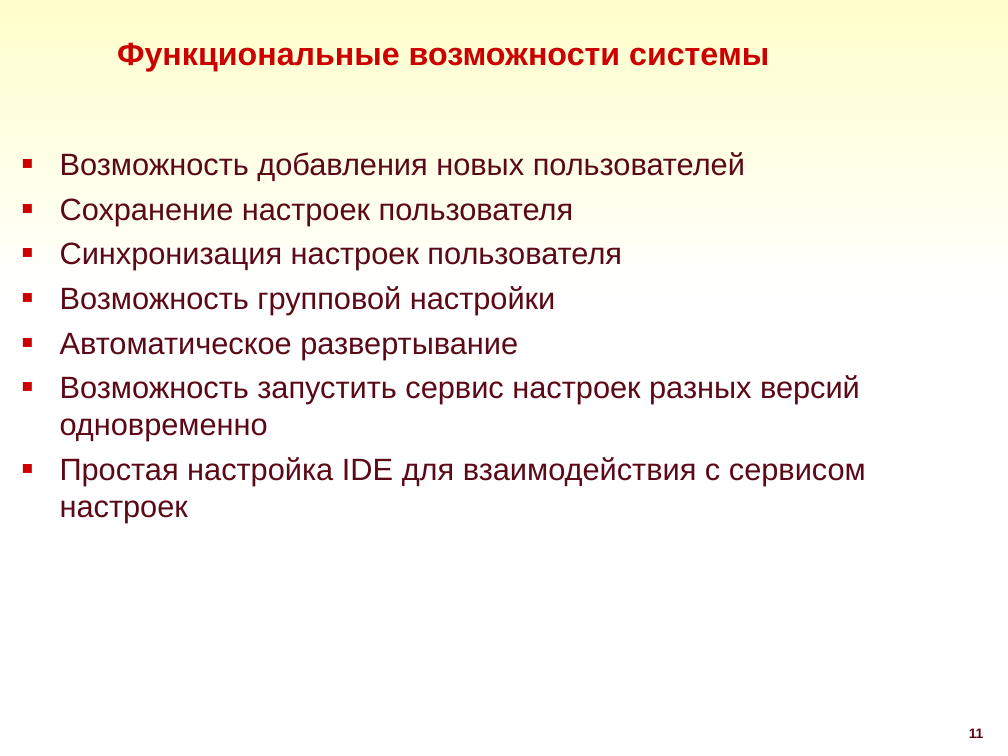
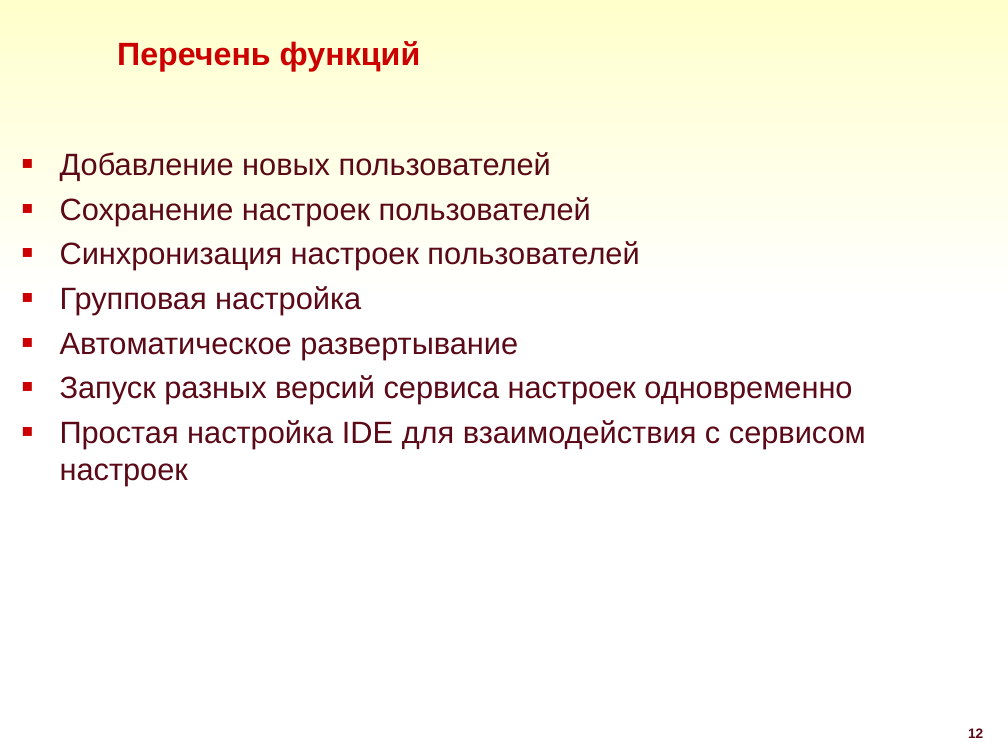
Before and after one commit to DmitryZagr/Diploma, a slide deck: slide 12 of преза/Zagrebaev.PPT (slide 11 before the commit). Drawn at 1008x756 pixels with LibreOffice and Linux fonts; fonts in the diff are those of the drawing; background and template pictures are left out. Boxes give left, top, right and bottom in pixels: in the first picture for what was removed or moved away, otherwise in the second. Text is boxed around its words. In the diff, an @@ line names an element or a change of style, - is before the commit and + after.

```diff
--- a/преза/Zagrebaev.PPT
+++ b/преза/Zagrebaev.PPT
@@ title at [117,41,421,72]: text changed @@
-Функциональные возможности системы
+Перечень функций
@@ text at [60,152,639,315]: text changed @@
-■ Возможность добавления новых пользователей
-■ Сохранение настроек пользователя
-■ Синхронизация настроек пользователя
-■ Возможность групповой настройки
+■ Добавление новых пользователей
+■ Сохранение настроек пользователей
+■ Синхронизация настроек пользователей
+■ Групповая настройка
@@ text at [60,375,852,404]: text changed @@
-■ Возможность запустить сервис настроек разных версий одновременно
+■ Запуск разных версий сервиса настроек одновременно
@@ page number at [968,728,983,738]: text changed @@
-11
+12
```
Also in this commit, not shown: 3 other slides changed, 1 slide added, 1 slide removed.
